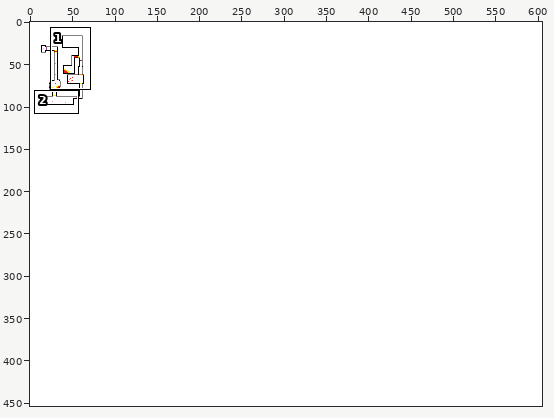
Edited in one commit: sprite sheet (Nano/NanoContent/Levels/Level1.png). Above: a wide view before the commit, with the close-up outlined.
Close-up. Earlier state:
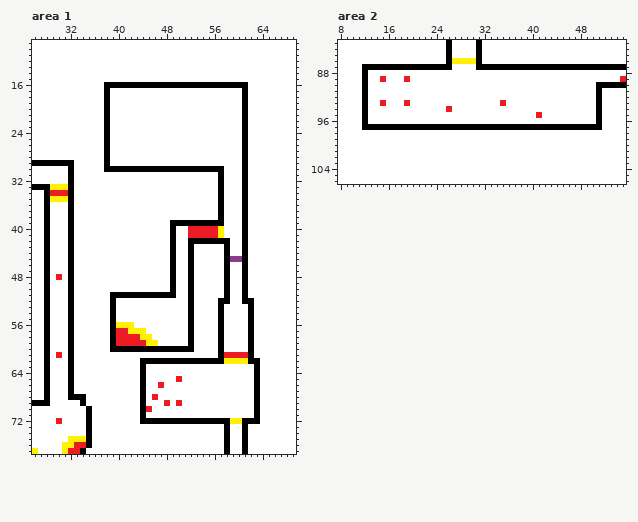
The file is 605x454 pixels. Colours within 5 levels of each other are drawn and written as one. Shown: area 1: x 26..69, y 9..77; area 2: x 8..55, y 83..106.
New version:
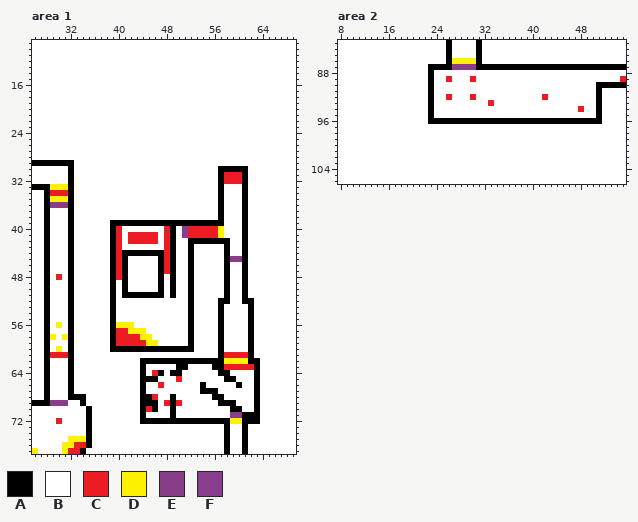
Palette (. is transparent): A #000000  B #ffffff  C #ed1c24  D #fff200  E #893d89  F #893d8f
Edits made:
Changed rows in their new state; - is an unchanged pixel.
Area 1:
first column x 38:
16 BBBBBBBBBBBBBBBBBBBBBBBB
17 B----------------------B
18 B----------------------B
19 B----------------------B
20 B----------------------B
21 B----------------------B
22 B----------------------B
23 B----------------------B
24 B----------------------B
25 B----------------------B
26 B----------------------B
27 B----------------------B
28 B----------------------B
29 B----------------------B
30 BBBBBBBBBBBBBBBBBBB-AAA-
31 --------------------CCC-
32 --------------------CCC-
first column x 29:
36 EEE--------------------
39 ----------AAAAAAAAAA---
40 ----------AC-------C--F
41 ----------AC-CCCCC-C--F
42 ----------AC-CCCCC-C---
43 ----------AC-------C---
44 ----------ACAAAAAAAC---
45 ----------ACA-----AC---
46 ----------ACA-----AC---
47 ----------ACA-----AC---
48 ----------ACA-----A----
49 ----------A-A-----A----
50 ----------A-A-----A----
51 -----------B-------B---
first column x 29:
56 -D--------------------------------
58 D-D-------------------------------
60 -D--------------------------------
61 C-C-------------------------------
63 ---------------------AA----AACCCCC
64 -----------------CA-AA------AA----
65 ----------------AA-----------AA---
66 -------------------------A-----A--
67 -------------------------AAA------
68 ----------------A---A------AA-----
69 EEE-------------AA--A-------AAA---
70 -----------------A--A---------AA--
71 --------------------A---------EEAA
Area 2:
first column x 12:
 87 BBBBBBBBBBB----EEEE---------------------
 88 B----------A----------------------------
 89 B--B---B---A--C---C---------------------
 90 B----------A----------------------------
 91 B----------A----------------------------
 92 B----------A--C---C-----------C---------
 93 B--B---B---A---------C-B----------------
 94 B----------A--B---------------------C---
 95 B----------A-----------------B----------
 96 B----------AAAAAAAAAAAAAAAAAAAAAAAAAAAA-
 97 BBBBBBBBBBBBBBBBBBBBBBBBBBBBBBBBBBBBBBBB
